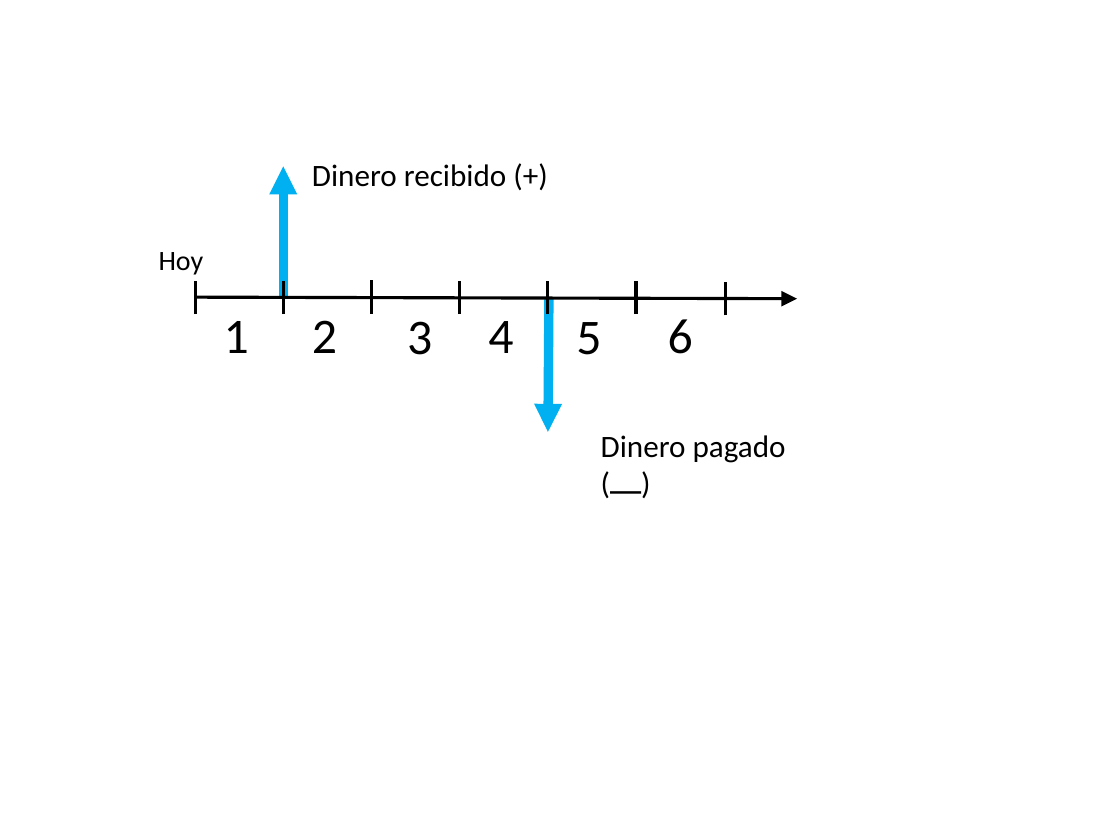
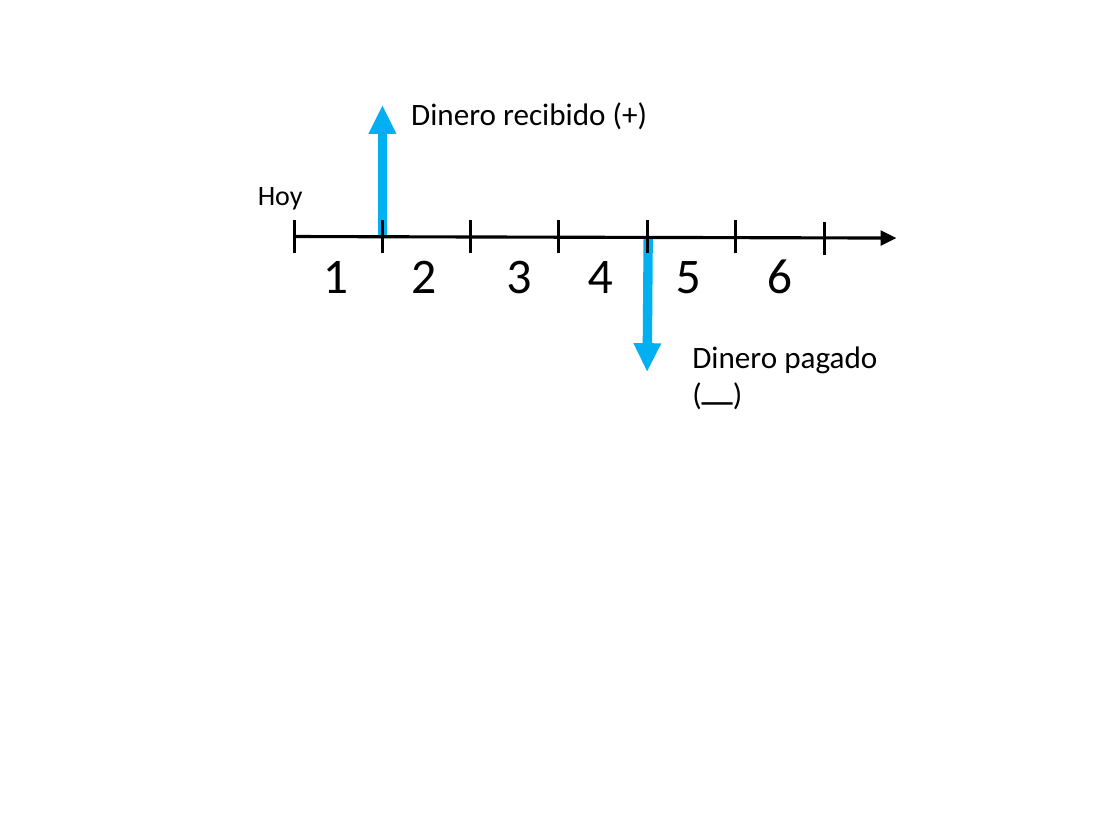
Before and after one commit to hagarciag/ingenieria-economica, a slide deck: slide 1 of images/graficas.pptx. Drawn at 1120x840 pixels with LibreOffice and Linux fonts; fonts in the diff are those of the drawing. Boxes give left, top, right and bottom in pixels: in the first picture for what was removed or moved away, otherwise in the second. Text is boxed around its words. In the diff, an @@ line names an element or a change of style, - is before the commit and + after.

```diff
--- a/images/graficas.pptx
+++ b/images/graficas.pptx
@@ text "Hoy": place and size @@
-text "Hoy" at (159,252,204,275)
+text "Hoy" at (258,187,303,210)
@@ 7 texts, 7 lines, 3 arrows: place and size @@
-7 texts, 7 lines, 3 arrows at (195,164,797,432)
+7 texts, 7 lines, 3 arrows at (295,103,896,371)
@@ text "Dinero pagado (⎼)": place and size @@
-text "Dinero pagado (⎼)" at (601,435,786,463)
+text "Dinero pagado (⎼)" at (692,346,877,374)
```
Also in this commit, not shown: 1 other file.
